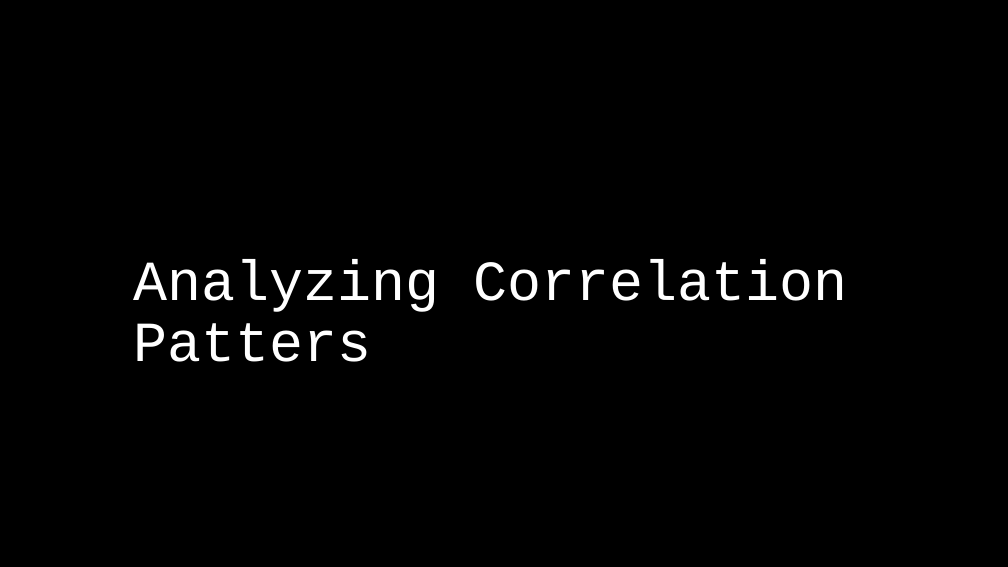
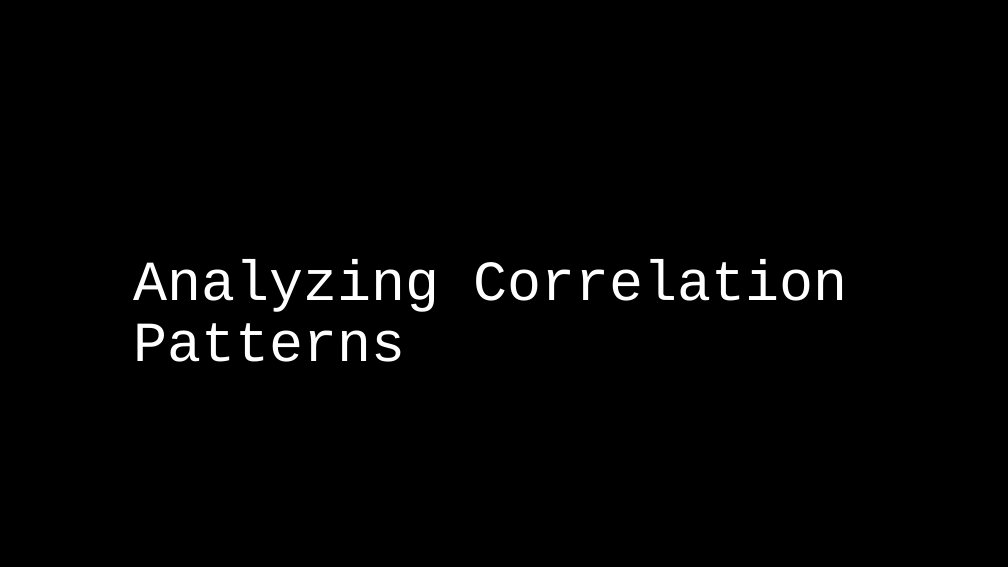
Before and after one commit to JimCarson1/Project_1, a slide deck: slide 10 of Project 1 UNC AI Bootcamp.pptx (slide 9 before the commit). Drawn at 1008x567 pixels with LibreOffice and Linux fonts; fonts in the diff are those of the drawing. Boxes give left, top, right and bottom in pixels: in the first picture for what was removed or moved away, otherwise in the second. Text is boxed around its words. In the diff, an @@ line names an element or a change of style, - is before the commit and + after.

```diff
--- a/Project 1 UNC AI Bootcamp.pptx
+++ b/Project 1 UNC AI Bootcamp.pptx
@@ title at (x1=134, y1=260, x2=848, y2=362): text changed @@
-Analyzing Correlation Patters
+Analyzing Correlation Patterns
```
Also in this commit, not shown: 7 other slides changed, 1 slide added, 1 slide removed.
